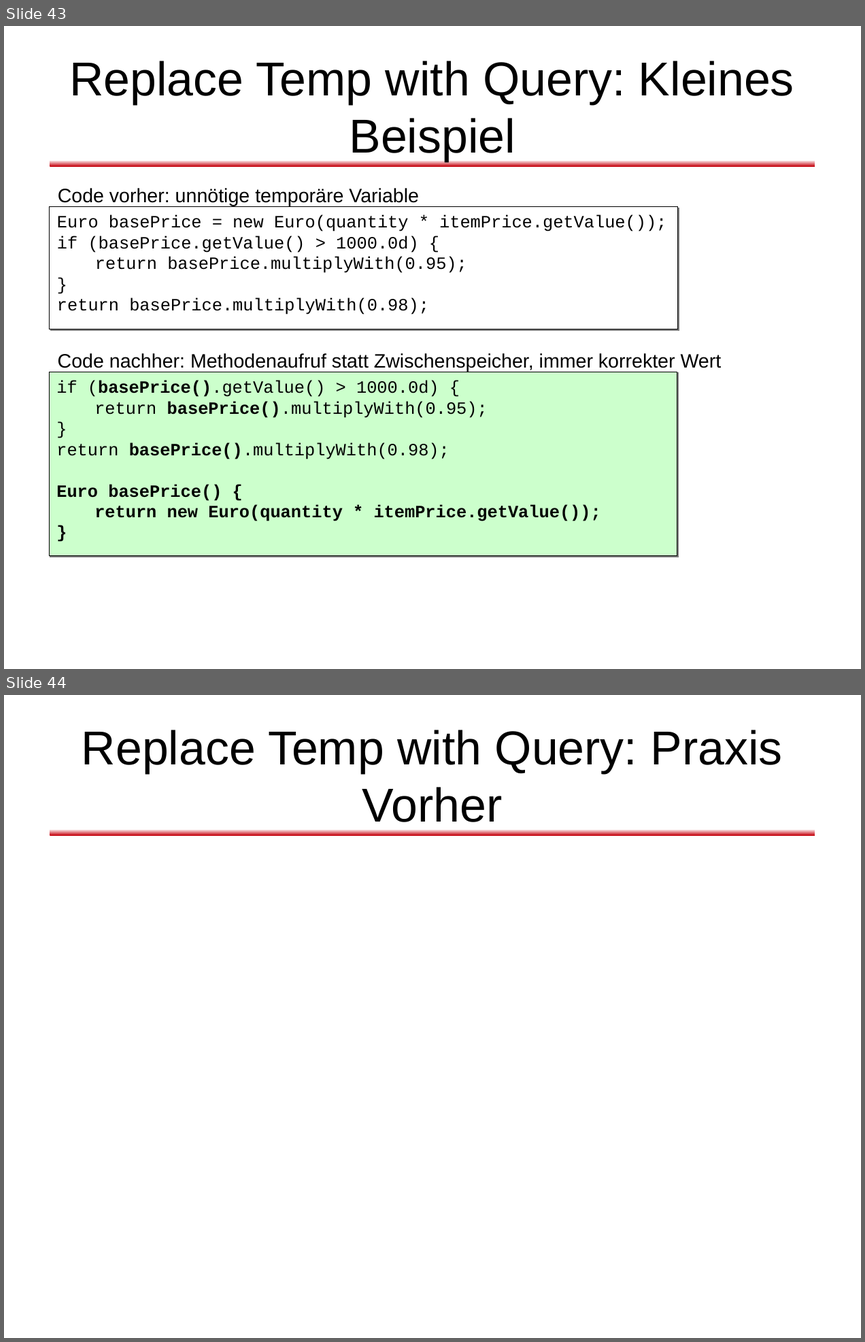
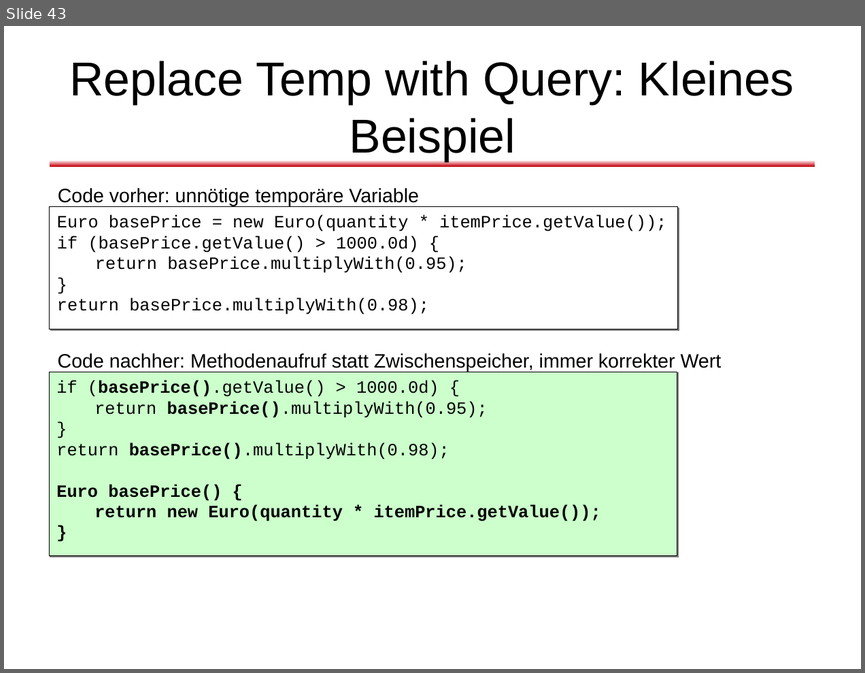
Before and after one commit to dlindner/vorlesung-se2-dhbw, a slide deck: added_2010/Refactoring (2010).odp. Shown one above the other, each under a label of ours: slides 43 and 44 before the commit, slide 43 after it. The pictures are 865x1342 and 865x673 pixels, drawn with LibreOffice and Linux fonts; fonts in the diff are those of the drawing; background and template pictures are left out. Boxes give left, top, right and bottom in pixels: in the first picture for what was removed or moved away, otherwise in the second. Text is boxed around its words. In the diff, an @@ line names an element or a change of style, - is before the commit and + after.

```diff
--- a/added_2010/Refactoring (2010).odp
+++ b/added_2010/Refactoring (2010).odp
@@ slide 44 removed at (4, 695, 861, 1338), background #FFFFFF; not listed: 1 template element that a slide beside it also shows @@
@@ title removed at (82, 730, 783, 822) @@
-Replace Temp with Query: Praxis Vorher
```
Also in this commit, not shown: 5 slides changed, 1 other slide removed.
